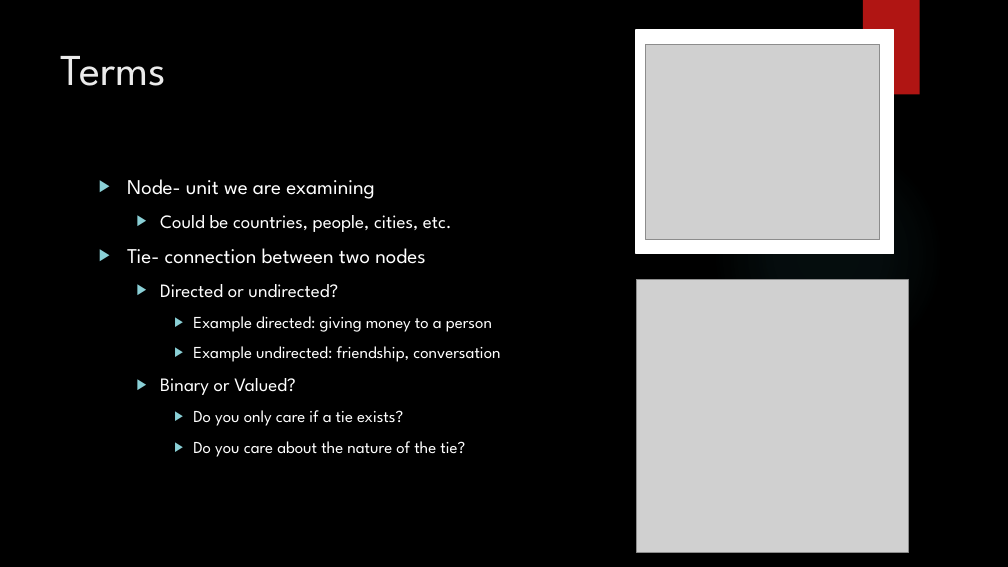
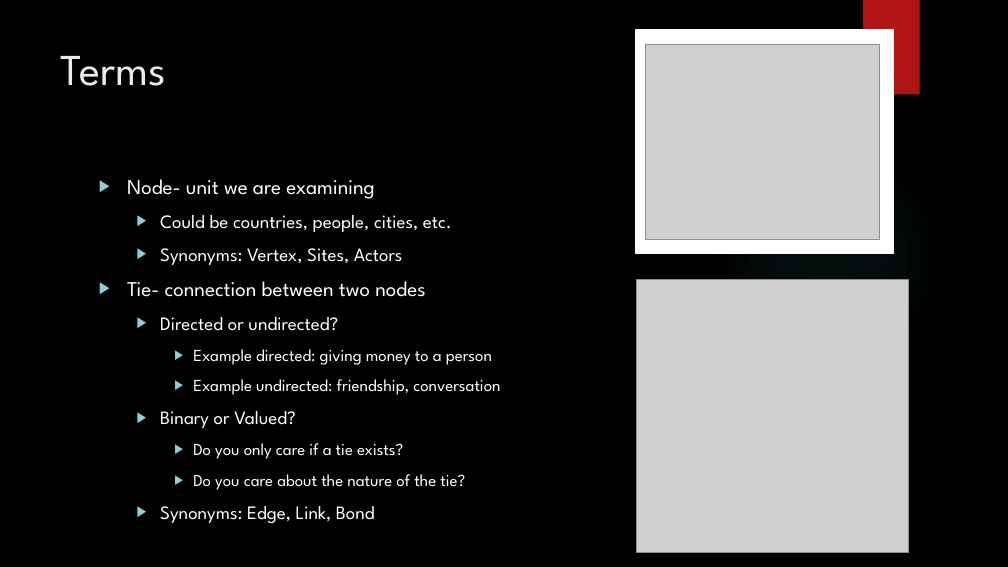
Before and after one commit to dwallc/Workshops, a slide deck: slide 8 of R/Basic Network Analysis Using R/Basic Network Analysis using R.pptx (slide 6 before the commit). Drawn at 1008x567 pixels with LibreOffice and Linux fonts; fonts in the diff are those of the drawing; grey boxes stand for pictures; background and template pictures are left out. Boxes give left, top, right and bottom in pixels: in the first picture for what was removed or moved away, otherwise in the second. Text is boxed around its words. In the diff, an @@ line names an element or a change of style, - is before the commit and + after.

```diff
--- a/R/Basic Network Analysis Using R/Basic Network Analysis using R.pptx
+++ b/R/Basic Network Analysis Using R/Basic Network Analysis using R.pptx
@@ text at bbox=[160, 248, 402, 265]: paragraph added @@
+  ▶ Synonyms: Vertex, Sites, Actors
@@ text at bbox=[160, 506, 375, 523]: paragraph added @@
+  ▶ Synonyms: Edge, Link, Bond
```
Also in this commit, not shown: 2 other slides changed, 3 slides added.
